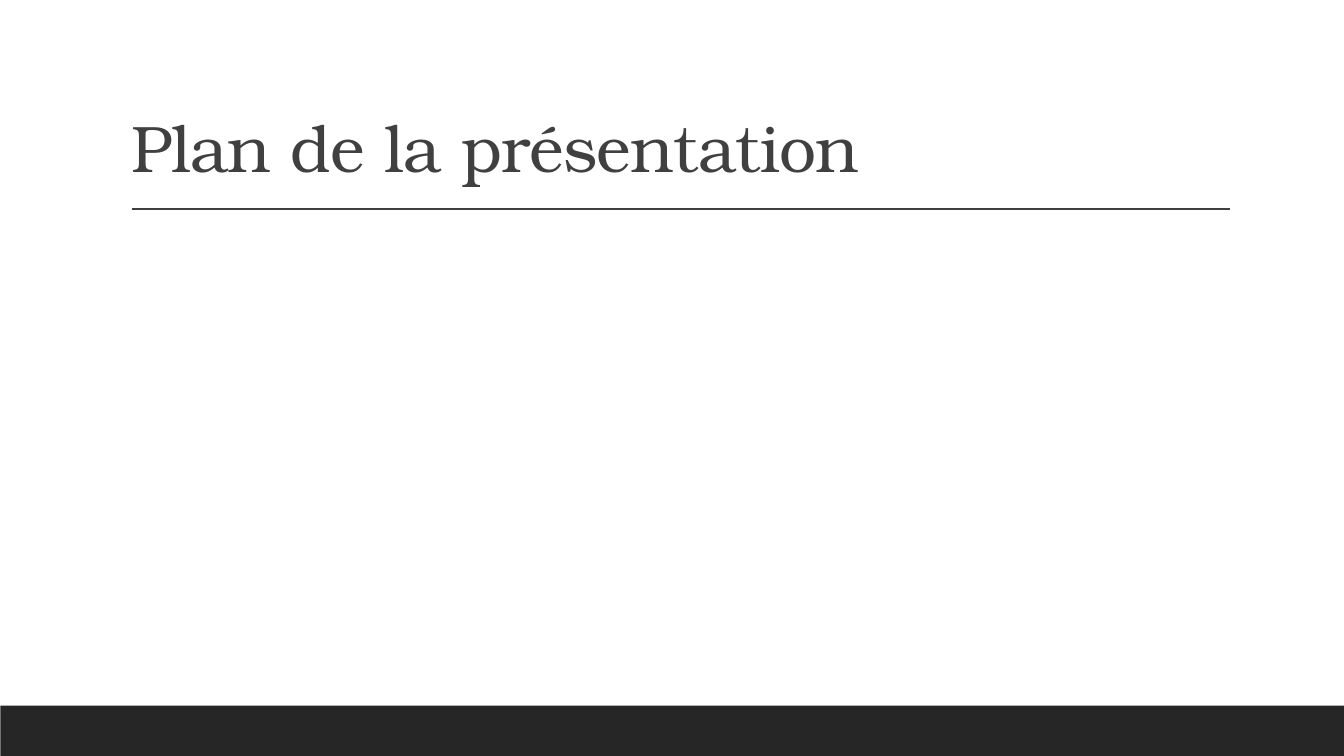
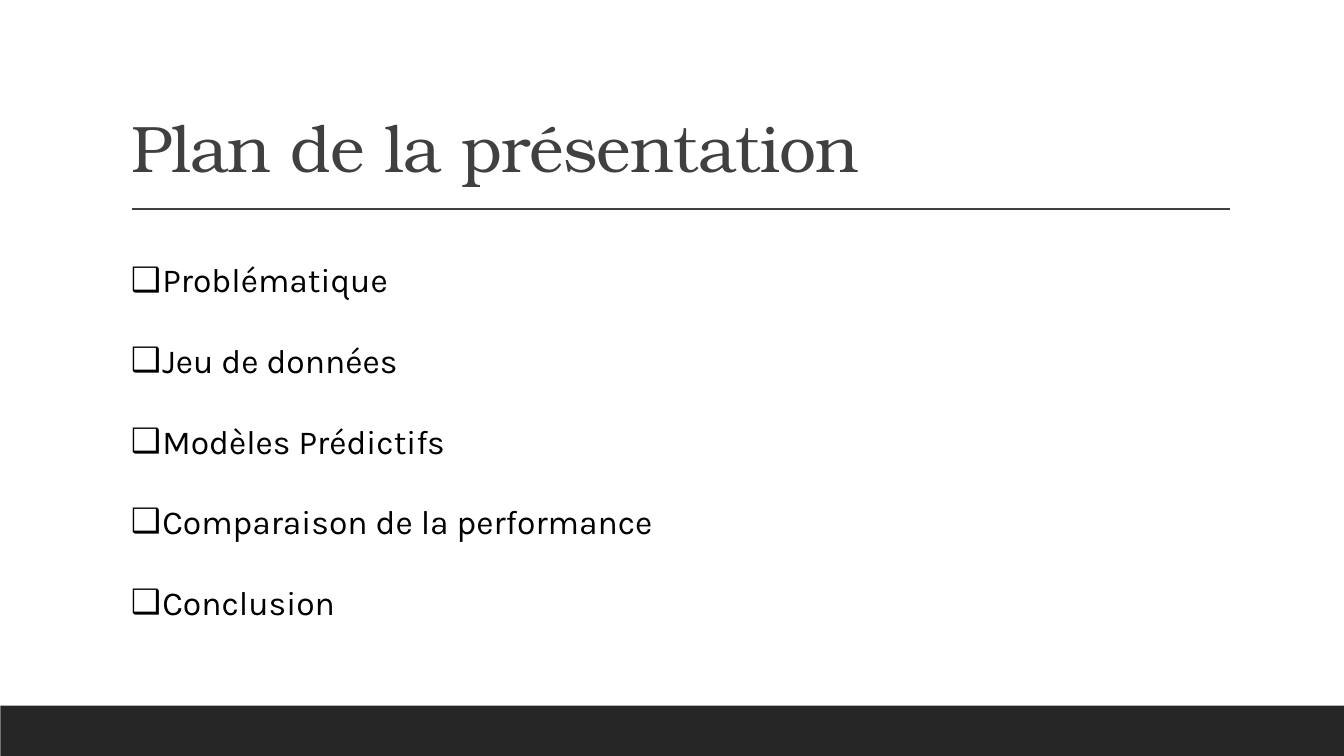
Before and after one commit to Dan-UL/PasDePlaziat, a slide deck: slide 2 of Final/Presentation_Equipe9.pptx. Drawn at 1344x756 pixels with LibreOffice and Linux fonts; fonts in the diff are those of the drawing. Boxes give left, top, right and bottom in pixels: in the first picture for what was removed or moved away, otherwise in the second. Text is boxed around its words. In the diff, an @@ line names an element or a change of style, - is before the commit and + after.

```diff
--- a/Final/Presentation_Equipe9.pptx
+++ b/Final/Presentation_Equipe9.pptx
@@ text added at (x1=162, y1=266, x2=653, y2=616), 24 pt, text #000000 @@
+❑ Problématique
+❑ Jeu de données
+❑ Modèles Prédictifs
+❑ Comparaison de la performance
+❑ Conclusion
```
Also in this commit, not shown: 3 other slides changed, 4 slides added, 1 slide removed, 1 other file.
